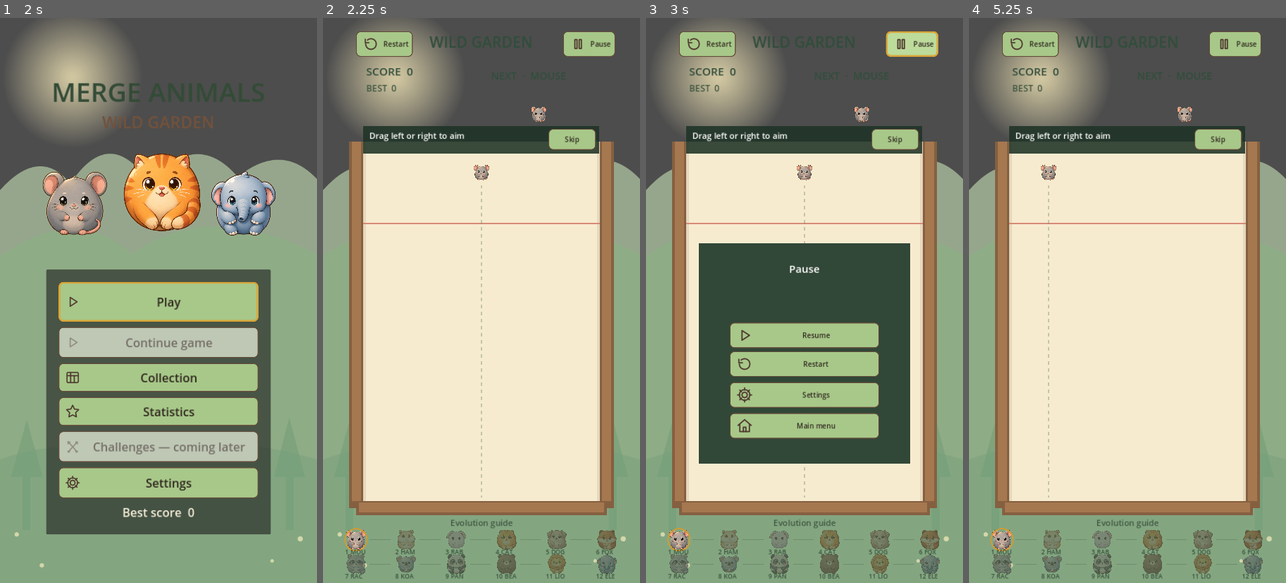
Above: before the commit, frames 1-4 (left to right).
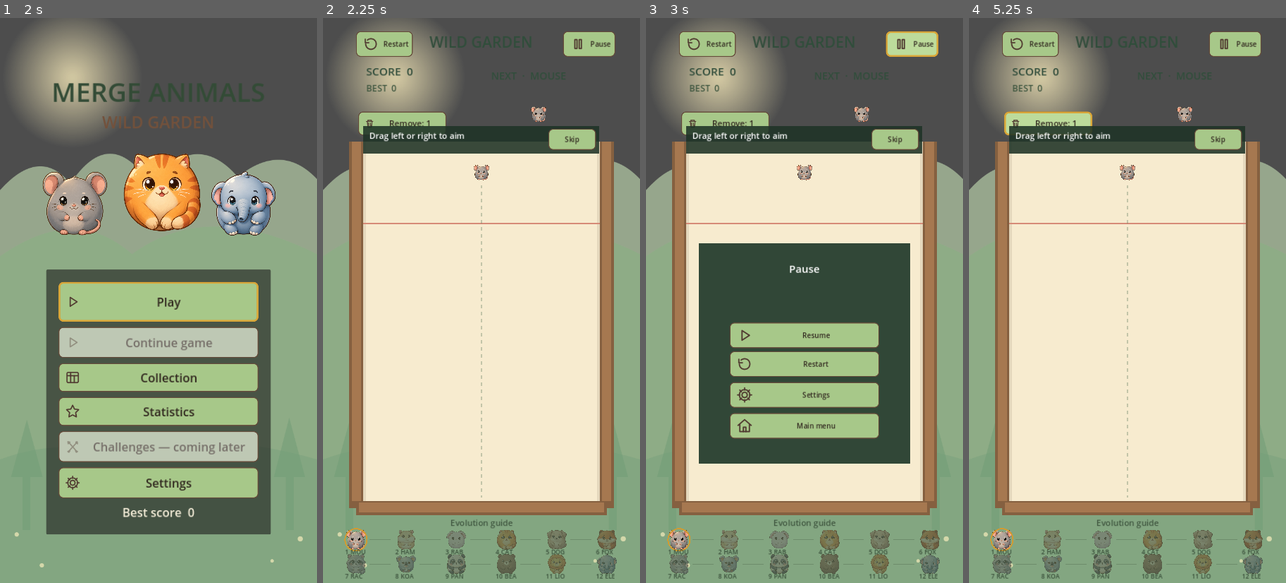
Above: after the commit, the same moments.

Repository: sandikovcusu-commits/MergeAnimal
Game: Godot game, scene res://scenes/ui/MainMenu.tscn
The game is run twice, just before and just after one commit, with the same random seed, the same clock (stepped at 60 frames per second) and the same inputs.
Inputs (mouse positions are in pixels of both pictures, inside the frame that each line leads up to):
- Up to frame 1 (2 s): click "Collection" at 0.5 s; click "Back" at 1.25 s
- Up to frame 2 (2.25 s): click "Play" at 2 s
- Up to frame 3 (3 s): click "Pause" at 2.75 s
- Up to frame 4 (5.25 s): click "Resume" at 3.5 s; click (1048, 125) at 4.25 s, where only the run after the commit has a clickable "Remove: 1"; click (1048, 125) at 5 s, where only the run after the commit has a clickable "Cancel"

Frame 1 is identical in both runs. In frame 2, 0.7% of the frame differs, in the area x 11-39%, y 16-21%; in frame 3, 0.8%; in frame 4, 1.2%, in the area x 11-53%, y 16-85%.

Commit message:
Implement transactional Remove selection and Godot test fixtures
Co-authored-by: arena-agent <297053741+arena-agent@users.noreply.github.com>

Diff:
--- a/MergeAnimals/scripts/gameplay/Game.gd
+++ b/MergeAnimals/scripts/gameplay/Game.gd
@@ -75,6 +75,11 @@
 # Legacy/debug fixture bodies have unknown provenance; their score cannot become a lifetime record.
 var score_untrusted := false
 var discovery_notifier: Control
+var remove_remaining := 1
+var remove_selecting := false
+var remove_committing := false
+var remove_button: Button
+var remove_hint: Label
 
 func _ready() -> void:
 	process_mode = Node.PROCESS_MODE_ALWAYS
@@ -107,6 +112,7 @@
 	$HUD/Overlay/RestartButton.icon = load("res://assets/ui/icons/restart.svg")
 	$HUD/Overlay/SettingsButton.icon = load("res://assets/ui/icons/settings.svg")
 	$HUD/Overlay/MainMenuButton.icon = load("res://assets/ui/icons/home.svg")
+	_setup_remove_ui()
 	_refresh_ui_text()
 	discovery_notifier = preload("res://scripts/ui/DiscoveryNotification.gd").new()
 	$HUD.add_child(discovery_notifier)
@@ -178,7 +184,7 @@
 			call_deferred("_autosave_safe")
 	if debug_panel.visible:
 		_update_debug()
-	if debug_outlines:
+	if debug_outlines or remove_selecting:
 		queue_redraw()
 
 func _session_snapshot() -> Dictionary:
@@ -189,7 +195,7 @@
 			return {}
 		uid += 1
 		bodies.append({"uid": uid, "id": str(animal.data.id), "x": animal.position.x, "y": animal.position.y, "rotation": ani …(263 unchanged characters)…
-	return {"session_version": 2, "active": true, "score": scor …(526 unchanged characters)… nted, "score_untrusted": score_untrusted}
+	return {"session_version": 2, "active": true, "score": scor …(526 unchanged characters)… nted, "score_untrusted": score_untrusted, "remove_remaining": remove_remaining}
 
 func save_session() -> Error:
 	# Recheck at execution time, after physics/contact callbacks and deferred merges.
@@ -218,6 +224,7 @@
 func _restore_session(data: Dictionary) -> void:
 	# SessionSave.valid ran before creating any body; a fresh scene has an empty board.
 	if data.has("progression"): progression = data.progression.duplicate(true)
+	remove_remaining = int(data.get("remove_remaining", 1))
 	session_tainted = bool(data.get("tainted", false))
 	score_untrusted = bool(data.get("score_untrusted", false))
 	score = int(data.score); best_score = maxi(best_score, int(data.best_score)); best_at_start = int(data.best_at_start)
@@ -280,10 +287,138 @@
 	current_preview.visible = false # Rechecked safely on the next physics tick.
 	queue_redraw()
 
+# Remove is committed outside physics callbacks. The candidate snapshot is
+# written before mutating the live board, so a rejected write costs nothing.
+func _setup_remove_ui() -> void:
+	remove_button = Button.new()
+	remove_button.name = "RemoveButton"
+	remove_button.position = Vector2(80, 212)
+	remove_button.size = Vector2(200, 54)
+	remove_button.icon = load("res://assets/ui/icons/remove.svg")
+	remove_button.expand_icon = true
+	remove_button.add_theme_constant_override("icon_max_width", 32)
+	remove_button.add_theme_font_size_override("font_size", 19)
+	$HUD.add_child(remove_button)
+	remove_button.pressed.connect(_toggle_remove)
+	remove_hint = Label.new()
+	remove_hint.name = "RemoveHint"
+	remove_hint.position = Vector2(288, 215)
+	remove_hint.size = Vector2(360, 48)
+	remove_hint.add_theme_font_size_override("font_size", 18)
+	remove_hint.add_theme_color_override("font_color", Color("263e2b"))
+	remove_hint.mouse_filter = Control.MOUSE_FILTER_IGNORE
+	$HUD.add_child(remove_hint)
+	_update_remove_ui()
+
+func _update_remove_ui() -> void:
+	if not is_instance_valid(remove_button): return
+	remove_button.disabled = remove_committing or (not remove_selecting and (remove_remaining <= 0 or not is_playing()))
+	remove_button.text = tr("REMOVE_CANCEL") if remove_selecting else (tr("REMOVE_USED") if remove_remaining == 0 else tr("REMOVE_AVAILABLE"))
+	remove_hint.visible = remove_selecting
+	remove_hint.text = tr("REMOVE_SELECT")
+
+func _toggle_remove() -> void:
+	if remove_selecting:
+		_cancel_remove()
+		return
+	if not is_playing() or remove_remaining <= 0 or remove_committing or drop_requested: return
+	remove_selecting = true
+	active_touch = -1
+	mouse_down = false
+	if spawn_state == SpawnState.AIMING: spawn_state = SpawnState.READY
+	current_preview.visible = false
+	_update_remove_ui()
+	queue_redraw()
+
+func _cancel_remove() -> void:
+	if remove_committing: return
+	remove_selecting = false
+	_update_remove_ui()
+	queue_redraw()
+
+func _remove_eligible(node: Node) -> bool:
+	return node is Animal and is_instance_valid(node) and node.get_parent() == pieces and not node.is_queued_for_deletion() and not node.merge_locked
+
+func _select_remove_at(point: Vector2) -> void:
+	if not remove_selecting or remove_committing: return
+	var chosen: Animal = null
+	var nearest := INF
+	for node in pieces.get_children():
+		if not _remove_eligible(node): continue
+		var distance: float = node.global_position.distance_squared_to(point)
+		if distance <= node.data.radius * node.data.radius and distance < nearest:
+			chosen = node
+			nearest = distance
+	if chosen == null: return
+	remove_committing = true
+	_update_remove_ui()
+	call_deferred("_commit_remove", chosen)
+
+func _commit_remove(body: Animal) -> void:
+	if not is_playing() or not remove_selecting or remove_remaining <= 0 or not _remove_eligible(body) or drop_requested or not merge_manager.pending.is_empty() or merge_manager.commit_scheduled:
+		remove_committing = false
+		_update_remove_ui()
+		return
+	var snapshot := _session_snapshot()
+	if snapshot.is_empty():
+		remove_committing = false
+		_update_remove_ui()
+		return
+	var index := pieces.get_children().find(body)
+	if index < 0 or index >= snapshot.bodies.size():
+		remove_committing = false
+		_update_remove_ui()
+		return
+	snapshot.bodies.remove_at(index)
+	snapshot.remove_remaining = remove_remaining - 1
+	var result: Error = OK
+	if persist_best:
+		if not SessionSave.can_write() or not SessionSave.valid(snapshot):
+			result = ERR_UNAVAILABLE
+		else:
+			var primary := SaveManager._read_envelope(SessionSave.PATH)
+			var keep_primary: bool = primary.status == "ok" and (SessionSave.valid(primary.data) or SessionSave._inactive(primary.data))
+			result = SaveManager.save_progress(snapshot, SessionSave.PATH, keep_primary)
+	if result != OK:
+		save_status = result
+		$HUD/SaveStatus.text = tr("SAVE_FAILED")
+		$HUD/SaveStatus.visible = true
+		remove_committing = false
+		_update_remove_ui()
+		return
+	# The primary write is the commit point. Mirror it to the backup so normal
+	# corrupt-primary recovery cannot revive an already spent allowance. If the
+	# mirror fails the committed primary remains authoritative; report the risk.
+	if persist_best:
+		var mirror := SaveManager.save_progress(snapshot, SessionSave.PATH)
+		if mirror != OK:
+			push_warning("Remove committed but backup refresh failed: %s" % mirror)
+	# Block stale contact callbacks before detaching. No merge or reward is emitted.
+	body.merge_locked = true
+	if body.body_entered.is_connected(merge_manager._on_body_entered.bind(body)):
+		body.body_entered.disconnect(merge_manager._on_body_entered.bind(body))
+	danger_monitor.timers.erase(body.instance_uid)
+	pieces.remove_child(body)
+	body.queue_free()
+	remove_remaining -= 1
+	remove_selecting = false
+	remove_committing = false
+	$HUD/SaveStatus.visible = false
+	_update_hud()
+	queue_redraw()
+
 func _unhandled_input(event: InputEvent) -> void:
 	if not is_playing():
 		return
 	if event is InputEventMouse and event.device == InputEvent.DEVICE_ID_EMULATION:
+		return
+	if remove_selecting or remove_committing:
+		if remove_selecting and not remove_committing:
+			if event is InputEventScreenTouch and event.pressed:
+				_select_remove_at(event.position)
+			elif event is InputEventMouseButton and event.button_index == MOUSE_BUTTON_LEFT and event.pressed:
+				_select_remove_at(event.position)
+		get_viewport().set_input_as_handled()
 		return
 	if event is InputEventScreenTouch:
 		if event.pressed and active_touch == -1 and not mouse_down and _can_begin_input() and _inside_input_area(event.position):
@@ -316,18 +451,18 @@
 			drop_animal()
 
 func _can_aim() -> bool:
-	return spawn_state == SpawnState.READY or spawn_state == SpawnState.AIMING
+	return not remove_selecting and not remove_committing and (spawn_state == SpawnState.READY or spawn_state == SpawnState.AIMING)
 
 func _can_begin_input() -> bool:
 	# A blocked spawn must not swallow a new tap at a different x-coordinate.
-	return _can_aim() or (spawn_state == SpawnState.COOLDOWN and cooldown_left <= 0.0)
+	return not remove_selecting and not remove_committing and (_can_aim() or (spawn_state == SpawnState.COOLDOWN and cooldown_left <= 0.0))
 
 func _inside_input_area(point: Vector2) -> bool:
 	return point.x >= left_bound and point.x <= right_bound and point.y >= 260.0 and point.y <= floor_height
 
 # Requests are committed at the next physics tick so the space query is safe.
 func drop_animal() -> bool:
-	if not is_playing() or not _can_aim() or drop_requested:
+	if not is_playing() or remove_selecting or remove_committing or not _can_aim() or drop_requested:
 		return false
 	spawn_state = SpawnState.DROPPING
 	current_preview.visible = false
@@ -492,7 +627,9 @@
 func _on_game_over() -> void:
 	if not is_playing():
 		return
+	_cancel_remove()
 	game_state = GameState.GAME_OVER
+	_update_remove_ui()
 	if persist_best:
 		progression.completed_games = int(progression.completed_games) + 1
 		save_status = SessionSave.clear_session(progression)
@@ -518,6 +655,7 @@
 	if game_state == GameState.GAME_OVER:
 		return
 	if game_state == GameState.PLAYING:
+		_cancel_remove()
 		game_state = GameState.PAUSED
 		active_touch = -1
 		mouse_down = false
@@ -544,6 +682,7 @@
 	$HUD/Overlay/SettingsButton.text = tr("SETTINGS")
 	$HUD/Overlay/MainMenuButton.text = tr("MAIN_MENU")
 	$HUD/Hint.text = tr("GUIDE")
+	_update_remove_ui()
 
 func _open_settings() -> void:
 	if game_state != GameState.PAUSED or is_instance_valid(settings_panel):
@@ -628,6 +767,7 @@
 		score_label.text += "  " + tr("COMBO") + " %d" % combo_count
 	best_label.text = tr("BEST").to_upper() + "  %d" % best_score
 	_update_preview()
+	_update_remove_ui()
 
 func _draw() -> void:
 	var theme_index := clampi(visual_theme, 0, 2)
@@ -664,6 +804,11 @@
 		if i % 6 < 5:
 			draw_line(Vector2(x + 31, y + 23), Vector2(x + 78, y + 23), Color(0.35, 0.45, 0.33, 0.5), 1.5)
 
+	if remove_selecting and is_instance_valid(pieces):
+		for body in pieces.get_children():
+			if _remove_eligible(body):
+				draw_arc(body.position, body.data.radius + 8.0, 0, TAU, 48, Color("f4bb38"), 4.0)
+
 	if debug_outlines and is_instance_valid(pieces):
 		for body in pieces.get_children():
 			if body is Animal:
--- a/MergeAnimals/scripts/save/SessionSave.gd
+++ b/MergeAnimals/scripts/save/SessionSave.gd
@@ -28,6 +28,8 @@
 	if data.has("progression") and not Progression.valid(data.progression): return false
 	if data.has("tainted") and typeof(data.tainted) != TYPE_BOOL: return false
 	if data.has("score_untrusted") and typeof(data.score_untrusted) != TYPE_BOOL: return false
+	# Optional additive v2 field: old snapshots migrate to one free use.
+	if data.has("remove_remaining") and not _integer(data.remove_remaining, 0, 1): return false
 	if typeof(data.get("bodies")) != TYPE_ARRAY or data.bodies.size() > 500: return false
 	var seen := {}
 	for body in data.bodies:
--- a/MergeAnimals/scripts/ui/UIStrings.gd
+++ b/MergeAnimals/scripts/ui/UIStrings.gd
@@ -18,6 +18,14 @@
 		"tr": {"NEW_GAME":"Yeni oyun", "NEW_GAME_CONFIRM":"Yeni oyun başlatılsın mı? Kayıtlı oyun değiştirilecek.", "SAVE_FAILED":"Kayıt başarısız", "CONTINUE":"Oyuna devam et", "SAVE_WAIT":"Kaydedilemedi. Devam edip tekrar deneyin.", "SAVE_UNAVAILABLE":"Kayıtlı oyun kullanılamıyor"},
 		"ru": {"NEW_GAME":"Новая игра", "NEW_GAME_CONFIRM":"Начать новую игру? Сохранённая игра будет заменена.", "SAVE_FAILED":"Ошибка сохранения", "CONTINUE":"Продолжить игру", "SAVE_WAIT":"Не удалось сохранить. Продолжите и повторите.", "SAVE_UNAVAILABLE":"Сохранённая игра недоступна"}
 	}
+	var remove_messages := {
+		"en": {"REMOVE_AVAILABLE":"Remove: 1", "REMOVE_USED":"Remove: used", "REMOVE_CANCEL":"Cancel", "REMOVE_SELECT":"Select an animal"},
+		"az": {"REMOVE_AVAILABLE":"Sil: 1", "REMOVE_USED":"Sil: istifadə edilib", "REMOVE_CANCEL":"Ləğv et", "REMOVE_SELECT":"Heyvan seçin"},
+		"tr": {"REMOVE_AVAILABLE":"Kaldır: 1", "REMOVE_USED":"Kaldır: kullanıldı", "REMOVE_CANCEL":"İptal", "REMOVE_SELECT":"Bir hayvan seçin"},
+		"ru": {"REMOVE_AVAILABLE":"Убрать: 1", "REMOVE_USED":"Убрать: нет", "REMOVE_CANCEL":"Отмена", "REMOVE_SELECT":"Выберите животное"}
+	}
+	for locale in remove_messages:
+		messages[locale].merge(remove_messages[locale])
 	for locale in save_messages:
 		messages[locale].merge(save_messages[locale])
 	var collection_messages := {
--- /dev/null
+++ b/MergeAnimals/tests/integration/day631_remove.gd
@@ -0,0 +1,96 @@
+extends SceneTree
+var checks := 0
+var failures := 0
+func _initialize() -> void: call_deferred("run")
+func check(value: bool, message: String) -> void:
+	checks += 1
+	print("%s: %s" % ["PASS" if value else "FAIL", message])
+	if not value: failures += 1
+func frames(n: int = 3) -> void:
+	for i in range(n): await process_frame
+func mouse(game, position: Vector2) -> void:
+	var event := InputEventMouseButton.new(); event.button_index = MOUSE_BUTTON_LEFT; event.pressed = true; event.position = position
+	game._unhandled_input(event)
+func touch(game, position: Vector2) -> void:
+	var event := InputEventScreenTouch.new(); event.index = 0; event.pressed = true; event.position = position
+	game._unhandled_input(event)
+func clear_save() -> void:
+	for suffix in ["", ".bak", ".tmp", ".bak.tmp"]:
+		DirAccess.remove_absolute(ProjectSettings.globalize_path(SessionSave.PATH + suffix))
+func make_game(persist := true):
+	var game = (load("res://scenes/game/Game.tscn") as PackedScene).instantiate()
+	game.test_seed = 7; game.persist_best = persist
+	root.add_child(game); current_scene = game
+	return game
+func run() -> void:
+	var phase := OS.get_environment("REMOVE_PHASE")
+	if phase == "read":
+		await read_phase(); return
+	clear_save()
+	var game = make_game()
+	await frames()
+	check(game.remove_remaining == 1 and not game.remove_button.disabled, "fresh session offers one Remove")
+	var body: Animal = game.create_animal(game.animals[0], Vector2(200, 700))
+	body.freeze = true
+	await frames()
+	var score: int = game.score; var merges: int = game.merge_manager.merge_count
+	var progression: Dictionary = game.progression.duplicate(true)
+	game.remove_button.pressed.emit()
+	check(game.remove_selecting and game.remove_button.text == tr("REMOVE_CANCEL"), "button enters selection and displays Cancel")
+	check(not game.drop_animal() and not game.drop_requested, "drop blocked in selection")
+	mouse(game, Vector2(500, 400)); await frames()
+	check(game.remove_selecting and game.remove_remaining == 1 and is_instance_valid(body), "invalid mouse selection consumes nothing")
+	game.remove_button.pressed.emit()
+	check(not game.remove_selecting and game.remove_remaining == 1, "Cancel consumes nothing")
+	game.remove_button.pressed.emit(); body.merge_locked = true
+	mouse(game, body.global_position); await frames()
+	check(game.remove_selecting and game.remove_remaining == 1 and is_instance_valid(body), "merge-locked animal cannot be selected")
+	body.merge_locked = false
+	var preview_pos: Vector2 = game.current_preview.global_position
+	mouse(game, preview_pos); await frames()
+	check(game.remove_remaining == 1 and is_instance_valid(body), "preview cannot be selected")
+	# A failed validation/write leaves board and allowance unchanged.
+	var invalid_file := FileAccess.open(SessionSave.PATH, FileAccess.WRITE); invalid_file.store_string("bad"); invalid_file.close()
+	invalid_file = FileAccess.open(SessionSave.PATH + ".bak", FileAccess.WRITE); invalid_file.store_string("bad"); invalid_file.close()
+	mouse(game, body.global_position); await frames()
+	check(is_instance_valid(body) and game.remove_remaining == 1 and game.remove_selecting, "save failure preserves body and allowance")
+	clear_save()
+	touch(game, body.global_position); await frames(5)
+	check(not is_instance_valid(body) and game.pieces.get_child_count() == 0, "touch selects and safely removes body")
+	check(game.remove_remaining == 0 and game.remove_button.disabled and not game.remove_selecting, "successful remove spends one and disables button")
+	check(game.score == score and game.merge_manager.merge_count == merges, "remove changes neither score nor merge count")
+	# Ignore clock, which advances normally while selecting.
+	progression.play_seconds = game.progression.play_seconds
+	check(game.progression == progression, "remove does not modify collection or statistics")
+	game._toggle_remove(); check(not game.remove_selecting, "second Remove blocked")
+	var saved := SessionSave.load_session()
+	check(saved.status == "ok" and saved.data.remove_remaining == 0 and saved.data.bodies.is_empty(), "body and used allowance saved together")
+	var backup := SaveManager._read_envelope(SessionSave.PATH + ".bak")
+	check(backup.status == "ok" and backup.data.remove_remaining == 0 and backup.data.bodies.is_empty(), "backup contains committed removal")
+	var bad := saved.data.duplicate(true); bad.remove_remaining = 2
+	check(not SessionSave.valid(bad), "invalid allowance rejected")
+	var legacy := saved.data.duplicate(true); legacy.erase("remove_remaining")
+	check(SessionSave.valid(legacy), "legacy v2 session accepted")
+	if phase == "write":
+		print("REMOVE_WRITE checks=%d failures=%d" % [checks, failures]); quit(1 if failures else 0); return
+	# Non-persistent fixture resets allowances only for stress; production cannot.
+	game.queue_free(); await frames()
+	game = make_game(false); await frames()
+	for i in range(50):
+		game.remove_remaining = 1
+		var animal: Animal = game.create_animal(game.animals[i % 5], Vector2(360, 700))
+		animal.freeze = true
+		game._toggle_remove(); mouse(game, animal.global_position); await frames(2)
+		check(not is_instance_valid(animal) and game.remove_remaining == 0 and game.pieces.get_child_count() == 0 and game.merge_manager.pending.is_empty(), "stress removal %d" % (i + 1))
+	print("REMOVE checks=%d failures=%d" % [checks, failures]); quit(1 if failures else 0)
+func read_phase() -> void:
+	var loaded := SessionSave.load_session()
+	check(loaded.status == "ok" and loaded.data.remove_remaining == 0, "second process sees used allowance")
+	set_meta("continue_requested", true)
+	var game = make_game(); await frames(4)
+	check(game.remove_remaining == 0 and game.remove_button.disabled and game.pieces.get_child_count() == 0, "Continue restores removed board and disabled button")
+	game._toggle_remove(); check(not game.remove_selecting, "Continue cannot reuse Remove")
+	game._restart(); await frames(6)
+	game = current_scene
+	check(game.remove_remaining == 1 and not game.remove_button.disabled, "restart creates new allowance")
+	print("REMOVE_READ checks=%d failures=%d" % [checks, failures]); quit(1 if failures else 0)
--- /dev/null
+++ b/MergeAnimals/tests/integration/day631_visual.gd
@@ -0,0 +1,35 @@
+extends SceneTree
+# Seeded scripted fixture, not a human playtest.
+func _initialize() -> void: call_deferred("run")
+func capture(name: String) -> bool:
+	await create_timer(0.4, true).timeout
+	await RenderingServer.frame_post_draw
+	var out := []
+	var status := OS.execute("xdotool", ["search", "--onlyvisible", "--pid", str(OS.get_process_id())], out, true)
+	if status != 0 or out.is_empty(): return false
+	var ids := str(out[0]).strip_edges().split("\n", false)
+	if ids.is_empty(): return false
+	var path := OS.get_environment("CAPTURE_DIR") + "/" + name + ".png"
+	if OS.execute("import", ["-window", ids[0], path]) != 0: return false
+	var image := Image.new()
+	if image.load(path) != OK or image.get_size() != Vector2i(720, 1280): return false
+	print("CAPTURE " + name + " 720x1280 seeded fixture")
+	return true
+func run() -> void:
+	var game = (load("res://scenes/game/Game.tscn") as PackedScene).instantiate()
+	game.test_seed = 7; game.persist_best = false
+	root.add_child(game); current_scene = game
+	await process_frame
+	var body: Animal = game.create_animal(game.animals[2], Vector2(360, 800)); body.freeze = true
+	await process_frame
+	if not await capture("remove_button") or not await capture("before_remove"):
+		printerr("FAIL capture before"); quit(1); return
+	game.remove_button.pressed.emit()
+	if not game.remove_selecting or not await capture("remove_selecting"):
+		printerr("FAIL selection capture"); quit(1); return
+	var event := InputEventMouseButton.new(); event.button_index = MOUSE_BUTTON_LEFT; event.pressed = true; event.position = body.global_position
+	game._unhandled_input(event)
+	await process_frame; await process_frame
+	if is_instance_valid(body) or game.remove_remaining != 0 or not await capture("after_remove") or not await capture("remove_used"):
+		printerr("FAIL removal capture"); quit(1); return
+	quit()
